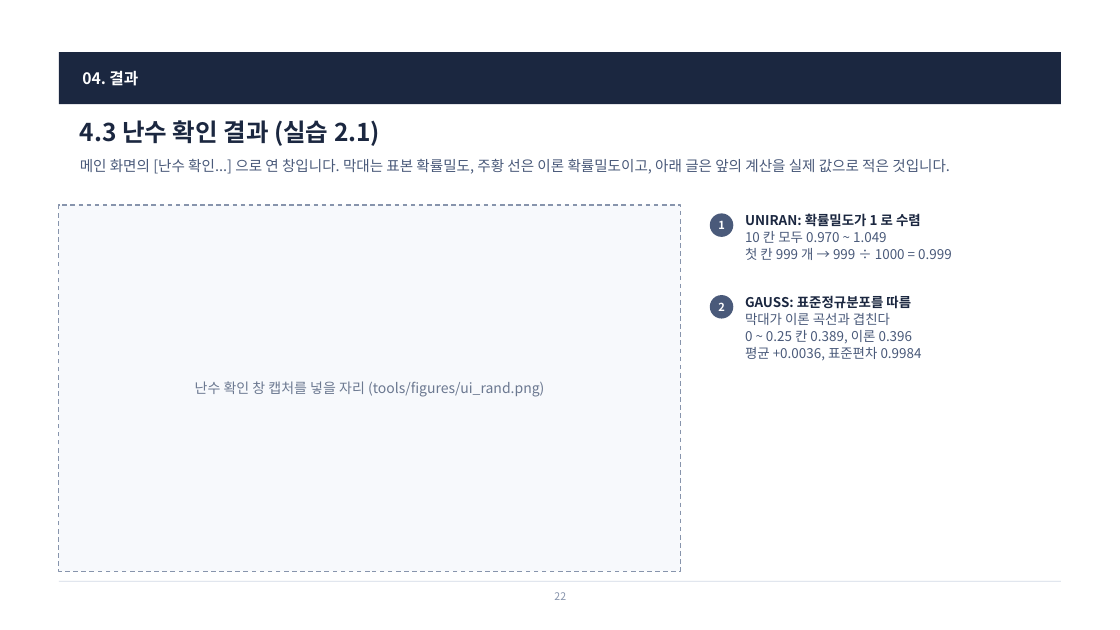
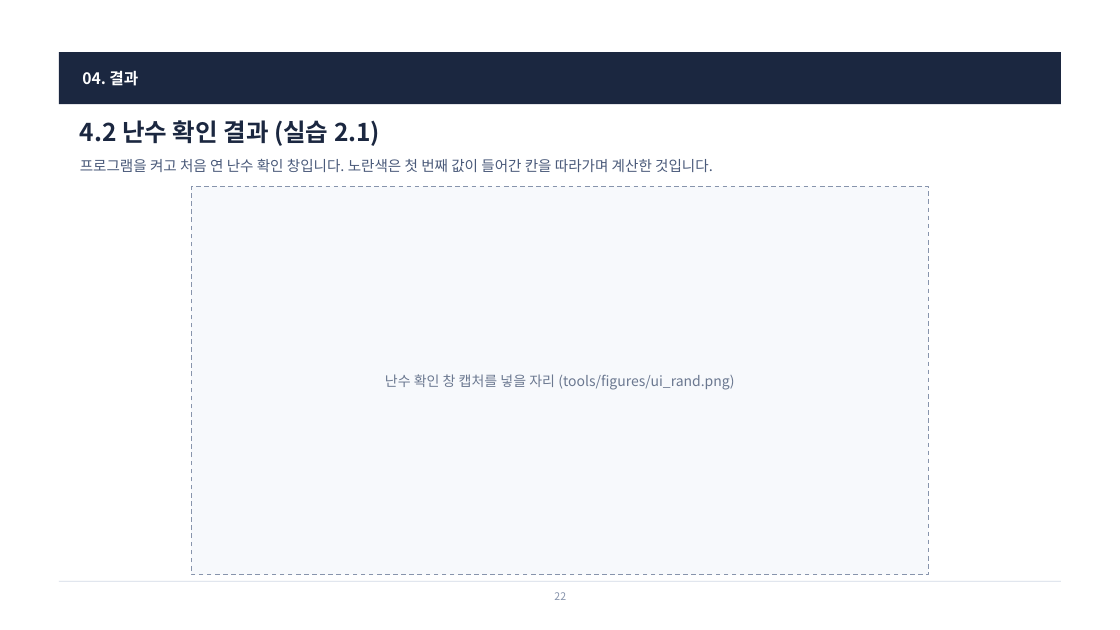
Before and after one commit to harley-hwan/radar-sw-study, a slide deck: slide 22 of Part4_Plot_Clutter_Sim/ref/산출물/Chapter4_PlotClutterSim.pptx. Drawn at 1120x630 pixels with LibreOffice and Linux fonts; fonts in the diff are those of the drawing. Boxes give left, top, right and bottom in pixels: in the first picture for what was removed or moved away, otherwise in the second. Text is boxed around its words. In the diff, an @@ line names an element or a change of style, - is before the commit and + after.

```diff
--- a/Part4_Plot_Clutter_Sim/ref/산출물/Chapter4_PlotClutterSim.pptx
+++ b/Part4_Plot_Clutter_Sim/ref/산출물/Chapter4_PlotClutterSim.pptx
@@ title at [80, 120, 380, 146]: text changed @@
-4.3 난수 확인 결과 (실습 2.1)
+4.2 난수 확인 결과 (실습 2.1)
@@ text at [80, 159, 713, 172]: text changed @@
-메인 화면의 [난수 확인...] 으로 연 창입니다. 막대는 표본 확률밀도, 주황 선은 이론 확률밀도이고, 아래 글은 앞의 계산을 실제 값으로 적은 것입니다.
+프로그램을 켜고 처음 연 난수 확인 창입니다. 노란색은 첫 번째 값이 들어간 칸을 따라가며 계산한 것입니다.
@@ text "난수 확인 창 캡처를 넣을 ...": place and size @@
-text "난수 확인 창 캡처를 넣을 ..." at [195, 381, 544, 397]
+text "난수 확인 창 캡처를 넣을 ..." at [385, 374, 734, 390]
@@ rectangle: place and size @@
-rectangle at [59, 205, 681, 571]
+rectangle at [192, 187, 929, 575]
@@ ellipse removed at [710, 213, 734, 237] @@
-1
@@ text removed at [745, 213, 952, 260] @@
-UNIRAN: 확률밀도가 1 로 수렴
-10 칸 모두 0.970 ~ 1.049
-첫 칸 999 개 → 999 ÷ 1000 = 0.999
@@ ellipse removed at [710, 295, 734, 318] @@
-2
@@ text removed at [745, 295, 922, 361] @@
-GAUSS: 표준정규분포를 따름
-막대가 이론 곡선과 겹친다
-0 ~ 0.25 칸 0.389, 이론 0.396
-평균 +0.0036, 표준편차 0.9984
```
Also in this commit, not shown: 11 other slides changed, 2 slides added, 2 slides removed, 57 other files.
